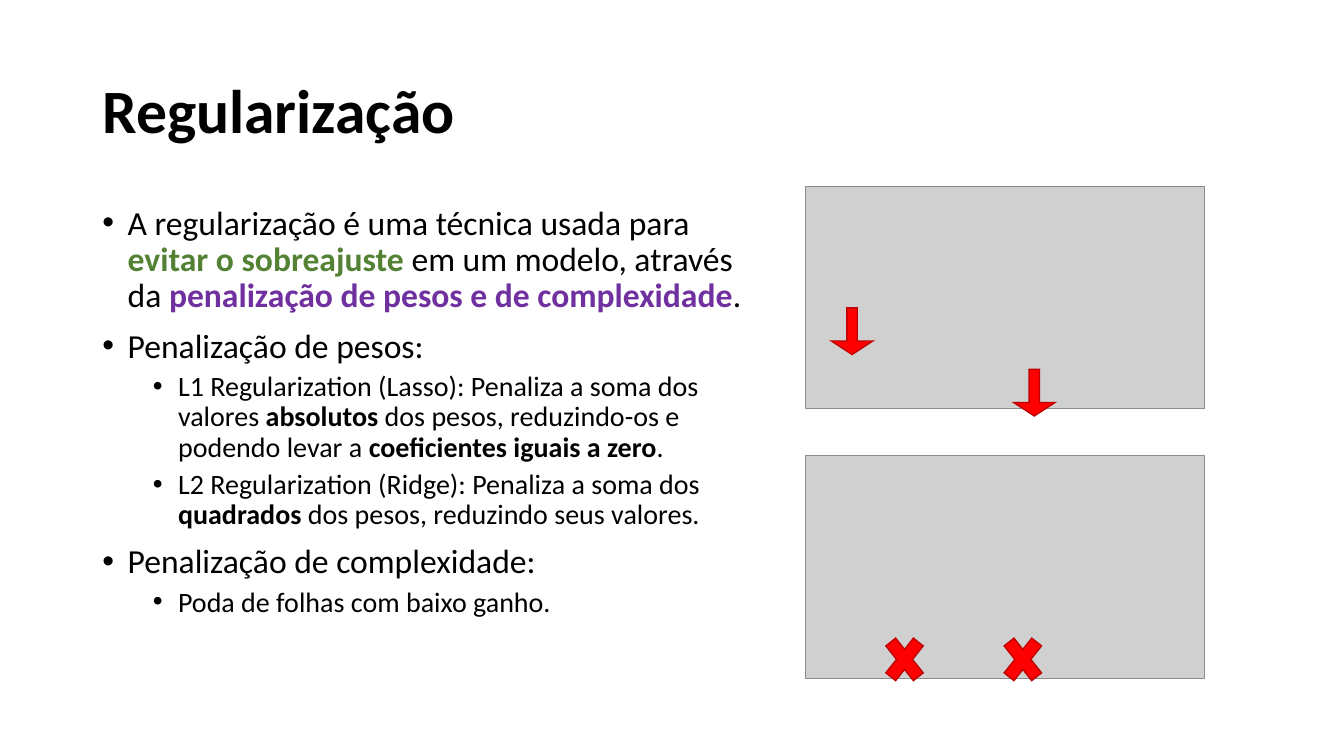
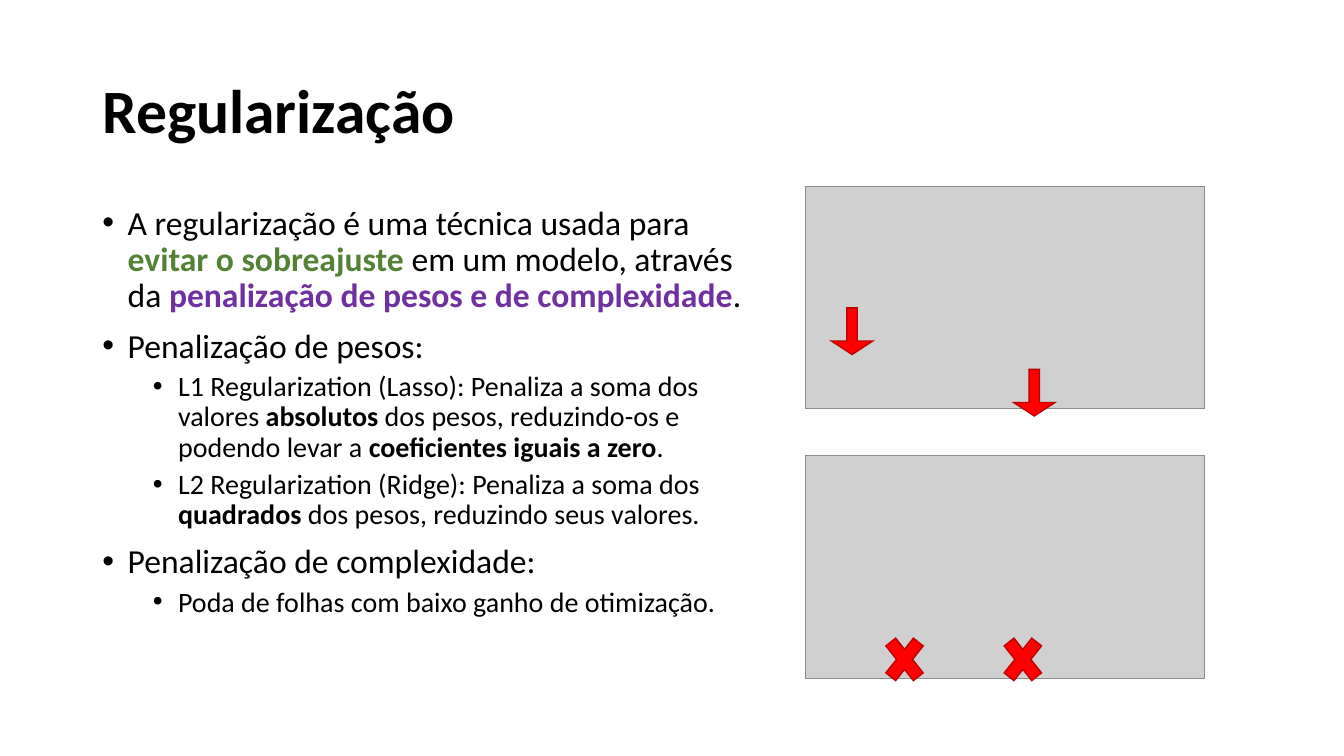
Before and after one commit to alessandradomi/TP558, a slide deck: slide 5 of seminario_XGBoost/TP558_Seminario_XGBoost_Alessandra.pptx. Drawn at 1344x756 pixels with LibreOffice and Linux fonts; fonts in the diff are those of the drawing; grey boxes stand for pictures. Boxes give left, top, right and bottom in pixels: in the first picture for what was removed or moved away, otherwise in the second. Text is boxed around its words. In the diff, an @@ line names an element or a change of style, - is before the commit and + after.

```diff
--- a/seminario_XGBoost/TP558_Seminario_XGBoost_Alessandra.pptx
+++ b/seminario_XGBoost/TP558_Seminario_XGBoost_Alessandra.pptx
@@ text at (x1=178, y1=592, x2=715, y2=617): text changed @@
-  • Poda de folhas com baixo ganho.
+  • Poda de folhas com baixo ganho de otimização.
```
Also in this commit, not shown: 8 other slides changed, 5 slides added, 1 other file.
